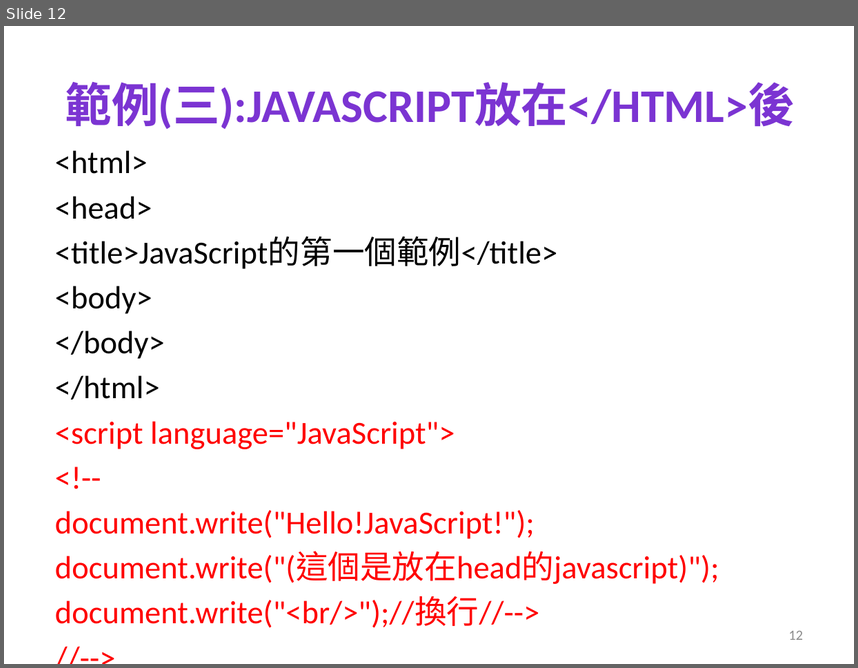
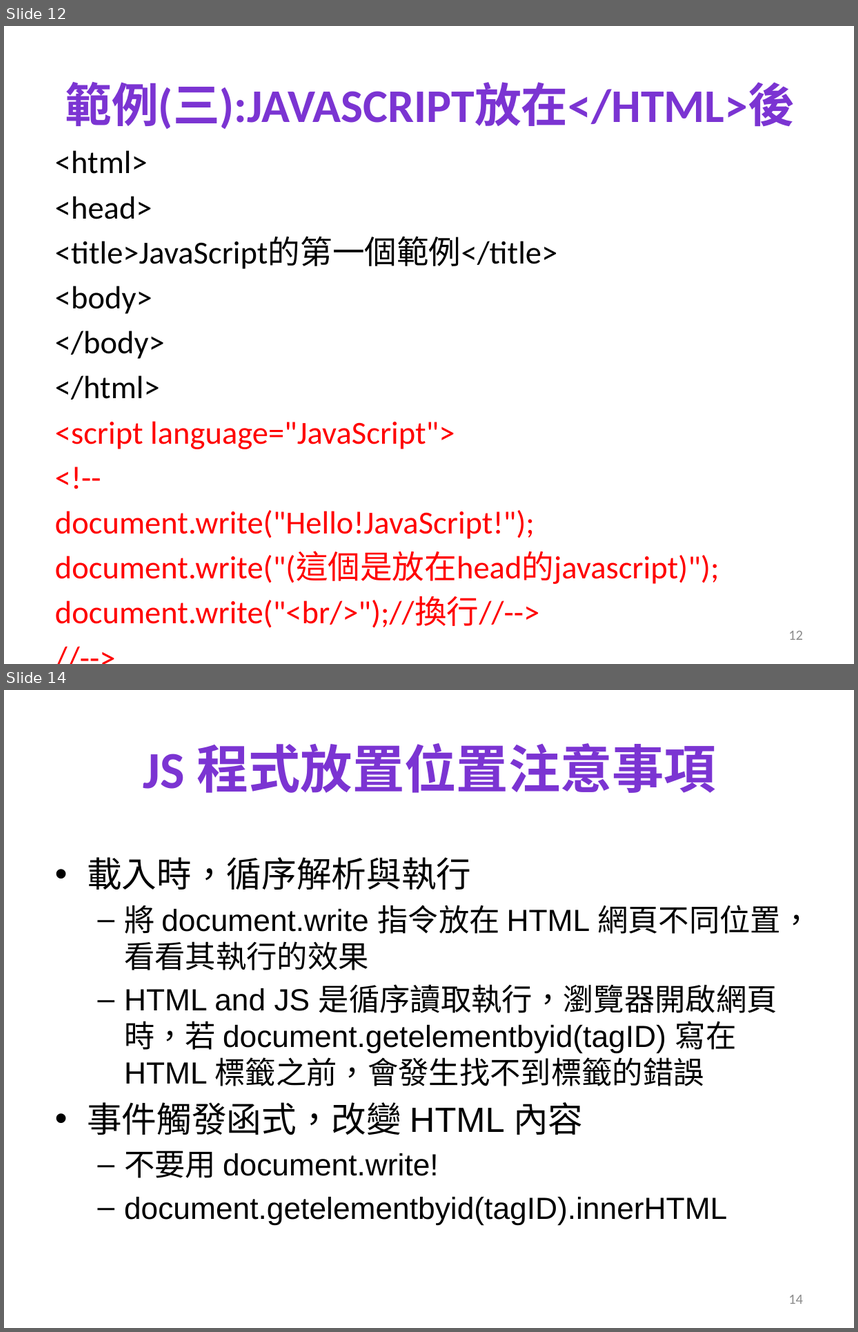
Before and after one commit to mos2718/W1, a slide deck: JS_Introduction/whereToWriteJS.pptx. Shown one above the other, each under a label of ours: slide 12 before the commit, slides 12 and 14 after it; the slides between them are not shown. The pictures are 858x668 and 858x1332 pixels, drawn with LibreOffice and Linux fonts; fonts in the diff are those of the drawing; background and template pictures are left out. Boxes give left, top, right and bottom in pixels: in the first picture for what was removed or moved away, otherwise in the second. Text is boxed around its words. In the diff, an @@ line names an element or a change of style, - is before the commit and + after.

```diff
--- a/JS_Introduction/whereToWriteJS.pptx
+++ b/JS_Introduction/whereToWriteJS.pptx
@@ slide 14 added at box(4, 690, 854, 1328), background #FFFFFF @@
@@ title added at box(143, 743, 716, 793), 44 pt, text gradient #3D1B67 to #7B34D2 to #7330C4, bold @@
+JS 程式放置位置注意事項
@@ text added at box(87, 857, 811, 1224), 25.9 pt, text #000000 @@
+• 載入時，循序解析與執行
+  – 將 document.write 指令放在 HTML 網頁不同位置，看看其執行的效果
+  – HTML and JS 是循序讀取執行，瀏覽器開啟網頁時，若 document.getelementbyid(tagID) 寫在 HTML 標籤之前，會發生找不到標籤的錯誤
+• 事件觸發函式，改變 HTML 內容
+  – 不要用 document.write!
+  – document.getelementbyid(tagID).innerHTML
@@ page number added at box(789, 1294, 803, 1303), 12 pt, text #8C8C8C @@
+14
```
Also in this commit, not shown: 4 slides changed.
